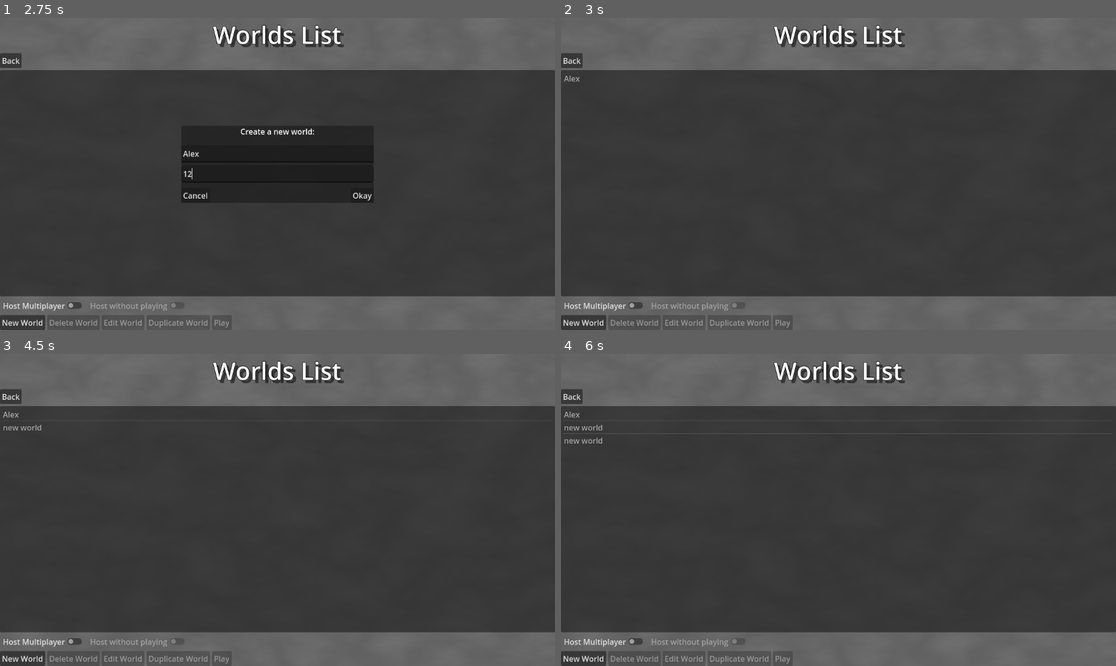
Above: before the commit, frames 1-4 (two rows, left to right).
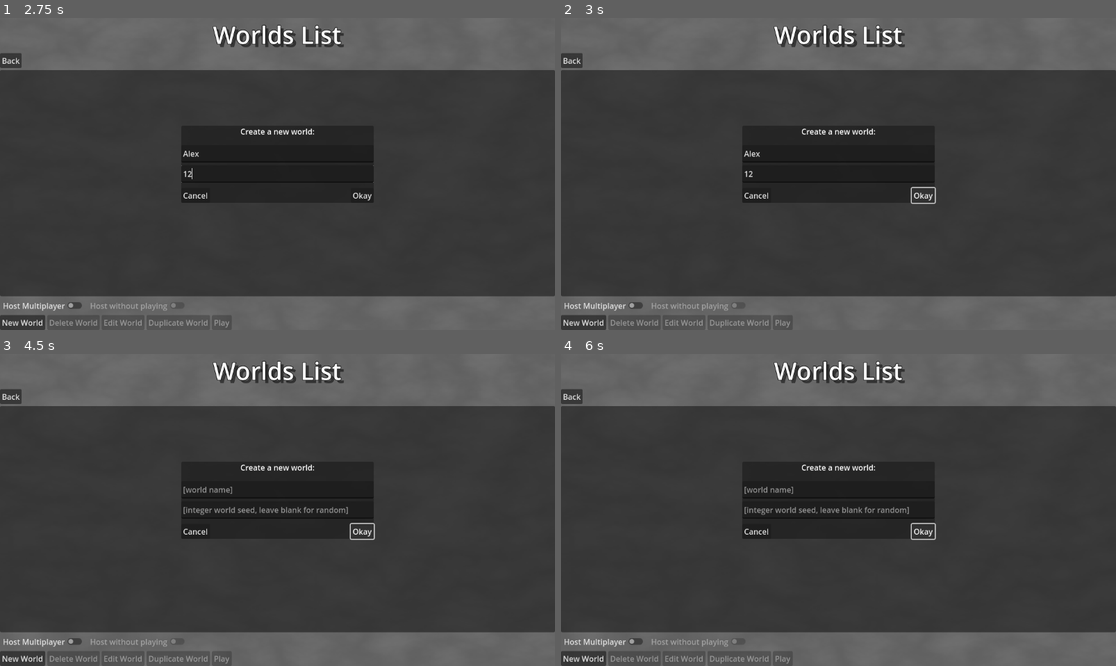
Above: after the commit, the same moments.

Repository: pixerhp/Hatchetflair
Game: Godot game, scene res://scenes/main_scenes/main_menu.tscn
The game is run twice, just before and just after one commit, with the same random seed, the same clock (stepped at 60 frames per second) and the same inputs.
Inputs (mouse positions are in pixels of both pictures, inside the frame that each line leads up to):
- Up to frame 1 (2.75 s): click "Start world" at 0.5 s; click "New World" at 1.25 s; click (277, 155) at 2.02 s; type "Alex" at 2.1 s; click (277, 174) at 2.25 s; type "12" at 2.33 s
- Up to frame 2 (3 s): click "Okay" at 2.75 s
- Up to frame 3 (4.5 s): click "New World" at 3.5 s; click "Okay" at 4.25 s
- Up to frame 4 (6 s): click "New World" at 5 s; click "Okay" at 5.75 s

Frame 1 is identical in both runs. In frame 2, 4.2% of the frame differs, in the area x 0-68%, y 18-60%; in frame 3, 4.0%; in frame 4, 4.1%.
Error after the commit: Invalid call. Nonexistent function 'first_unused_dir_alt' in base 'Node (file_manager.gd)'. (res://scripts/main_menu_scripts/menu_worlds.gd:60)

Commit message:
Finished revising find untaken name funcs

Diff:
--- a/scripts/autoload_scripts/file_manager.gd
+++ b/scripts/autoload_scripts/file_manager.gd
@@ -137,29 +137,41 @@
 		return dir_name
 	else:
 		return dir_name + " alt" + str(alt_num)
-
-# Note: You should *not* include a "/" at the end of the opening path if you input both paths.
-func first_unused_dir_alt(dir_opening_path: String, dir_ending_path: String = "") -> String:
-	if dir_ending_path == "":
-		# Find and output the first usable alt of the full path.
-		if not DirAccess.dir_exists_absolute(dir_opening_path):
-			return(dir_opening_path)
-		else:
-			# The simple solution is already used, so find an alternate directory name which isn't taken.
-			var attempt_number: int = 1
-			while(DirAccess.dir_exists_absolute(dir_opening_path + " alt_" + str(attempt_number))):
-					attempt_number += 1
-			return(dir_opening_path + " alt_" + str(attempt_number))
-	else:
-		# Find the first usable alt of the full path, and output only the segment at end of said path.
-		if not DirAccess.dir_exists_absolute(dir_opening_path + "/" + dir_ending_path):
-			return(dir_ending_path)
-		else:
-		# The simple solution is already used, so find an alternate directory name which isn't taken.
-			var attempt_number: int = 1
-			while(DirAccess.dir_exists_absolute(dir_opening_path + "/" + dir_ending_path + " alt_" + str(attempt_number))):
-					attempt_number += 1
-			return(dir_ending_path + " alt_" + str(attempt_number))
+func get_available_dirpath(dir_path: String, start_with_alt0: bool) -> String:
+	var sep_index: int = dir_path.rfind('/')
+	var path_opening: String = dir_path.substr(0, sep_index + 1)
+	var dir_name: String = dir_path.substr(sep_index + 1)
+	return path_opening + get_available_dirname(path_opening, dir_name, start_with_alt0)
+func get_available_filename(path_opening: String, file_name: String, start_with_alt0: bool) -> String:
+	var list_of_file_names: PackedStringArray = DirAccess.get_files_at(path_opening)
+	var period_index: int = file_name.rfind('.')
+	var name_without_extension: String = file_name.substr(0, period_index)
+	var name_extension: String = file_name.substr(period_index)
+	var alt_num: int = list_of_file_names.size()
+	if start_with_alt0:
+		for index in list_of_file_names.size():
+			if not list_of_file_names.has(name_without_extension + " alt" + str(index) + name_extension):
+				alt_num = index
+				break
+	else:
+		for index in list_of_file_names.size():
+			if index == 0:
+				if not list_of_file_names.has(file_name):
+					alt_num = index
+					break
+			else:
+				if not list_of_file_names.has(name_without_extension + " alt" + str(index) + name_extension):
+					alt_num = index
+					break
+	if (not start_with_alt0) and (alt_num == 0):
+		return file_name
+	else:
+		return name_without_extension + " alt" + str(alt_num) + name_extension
+func get_available_filepath(file_path: String, start_with_alt0: bool) -> String:
+	var sep_index: int = file_path.rfind('/')
+	var path_opening: String = file_path.substr(0, sep_index + 1)
+	var file_name: String = file_path.substr(sep_index + 1)
+	return path_opening + get_available_filename(path_opening, file_name, start_with_alt0)
 
 
 # FILE READING AND WRITING:
